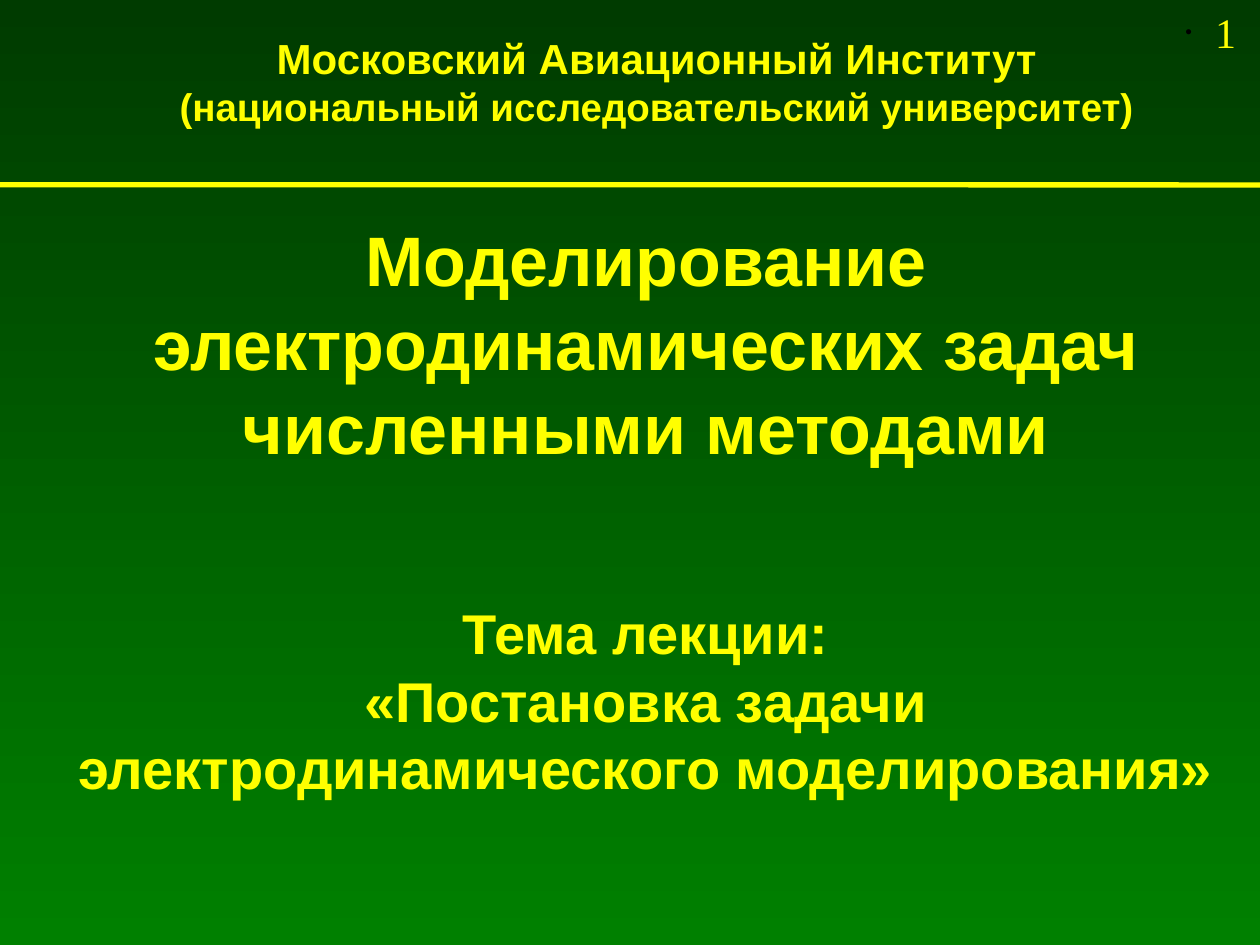
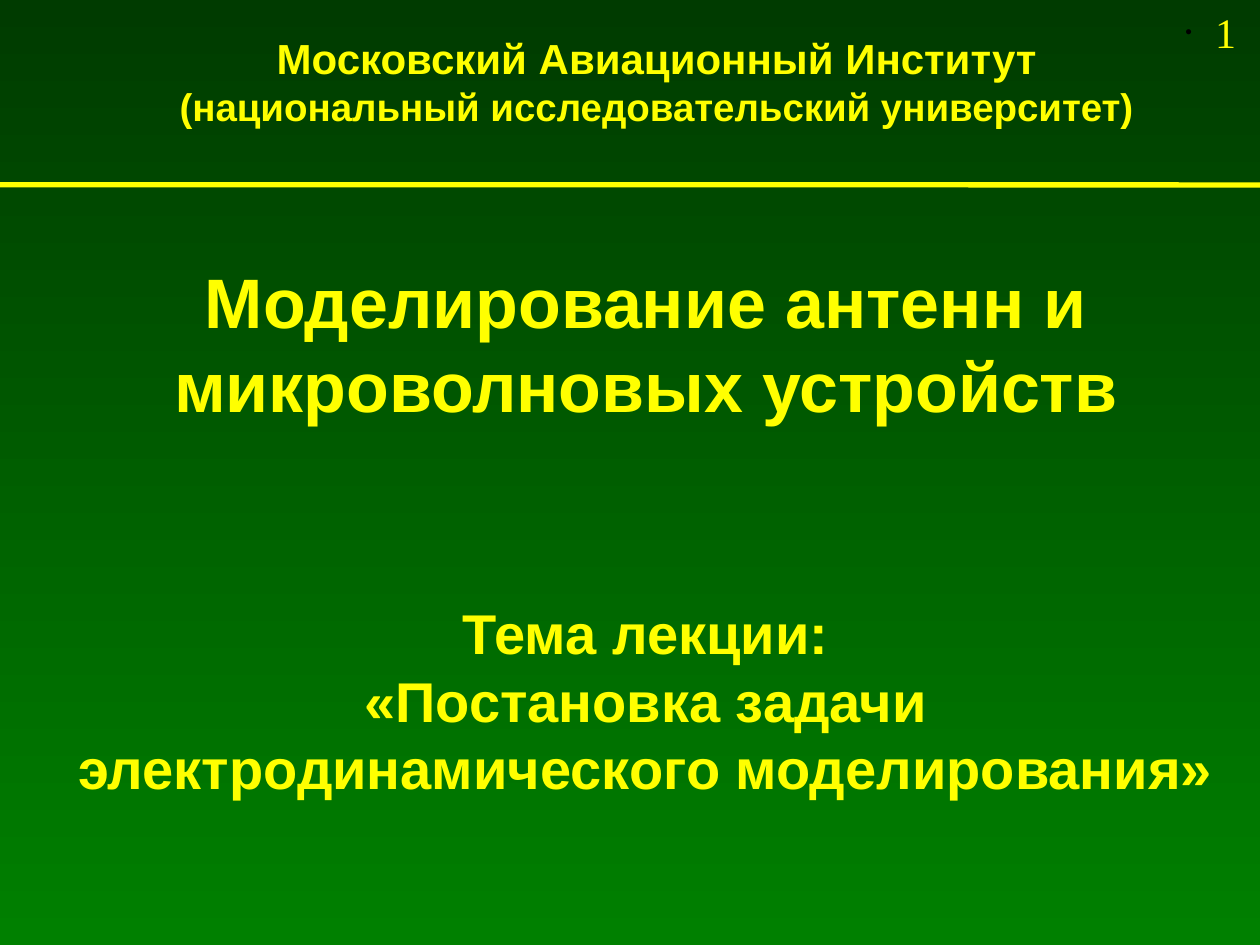
Before and after one commit to andris0147sv/modelling, a slide deck: slide 1 of presentations/1. Problem Statement.odp. Drawn at 1260x945 pixels with LibreOffice and Linux fonts; fonts in the diff are those of the drawing. Boxes give left, top, right and bottom in pixels: in the first picture for what was removed or moved away, otherwise in the second. Text is boxed around its words. In the diff, an @@ line names an element or a change of style, - is before the commit and + after.

```diff
--- a/presentations/1. Problem Statement.odp
+++ b/presentations/1. Problem Statement.odp
@@ text at <box>174,280,1117,425</box>: text changed @@
-Моделирование электродинамических задач численными методами
+Моделирование антенн и микроволновых устройств
```
Also in this commit, not shown: 3 other files.
